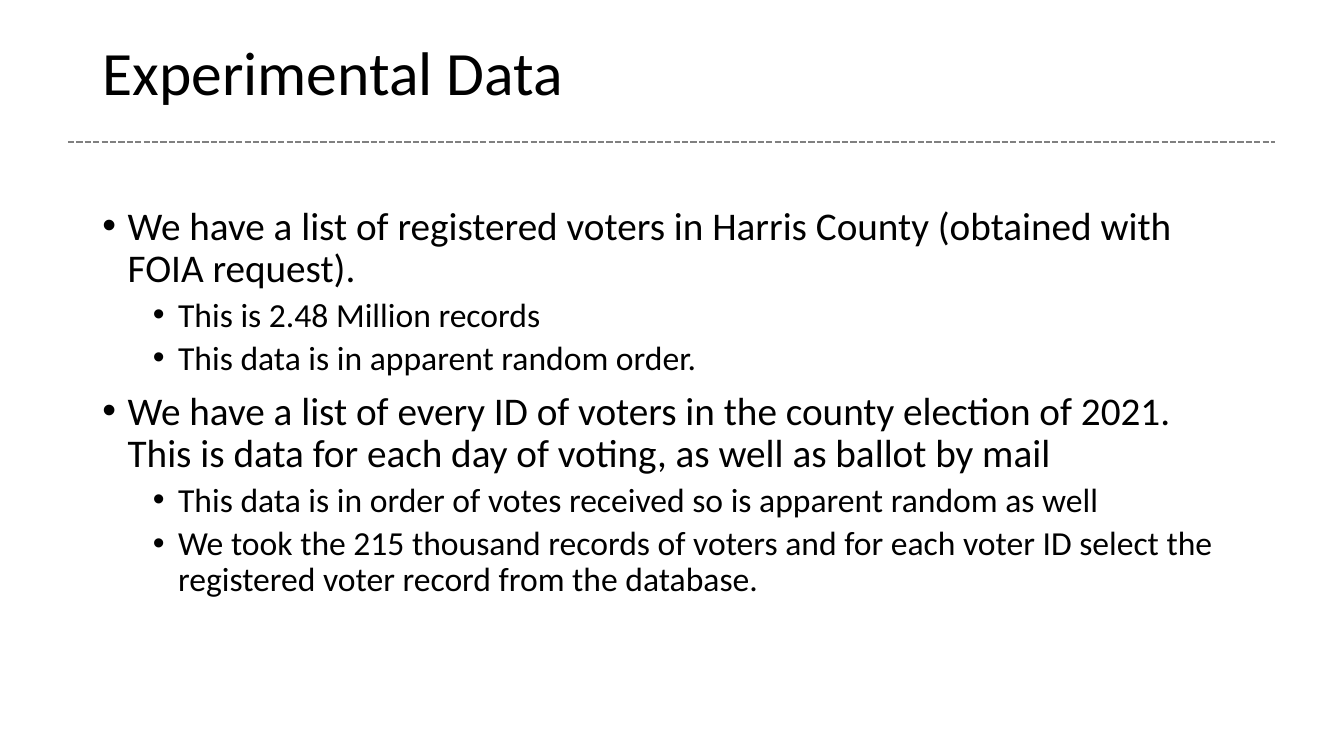
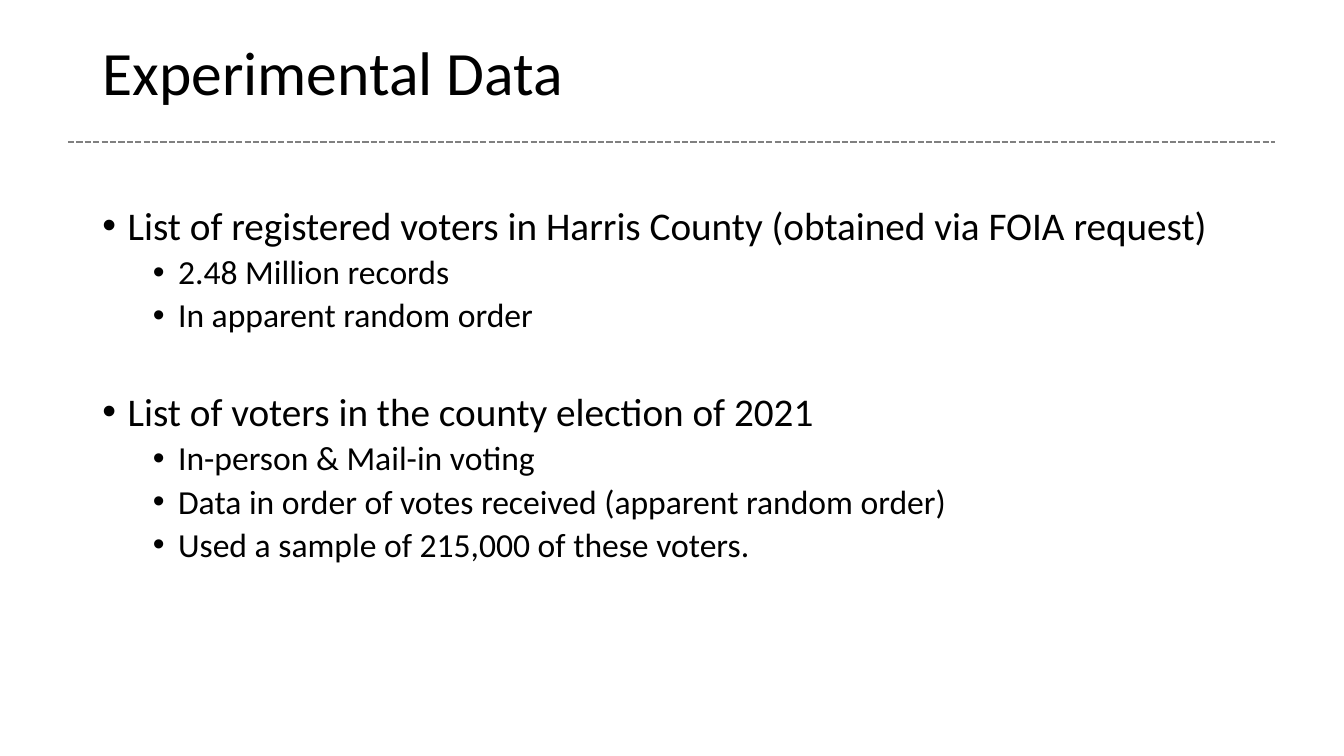
Before and after one commit to glenntu15/BuildVoterDatabase, a slide deck: slide 4 of Proj_presentation.pptx. Drawn at 1344x756 pixels with LibreOffice and Linux fonts; fonts in the diff are those of the drawing. Boxes give left, top, right and bottom in pixels: in the first picture for what was removed or moved away, otherwise in the second. Text is boxed around its words. In the diff, an @@ line names an element or a change of style, - is before the commit and + after.

```diff
--- a/Proj_presentation.pptx
+++ b/Proj_presentation.pptx
@@ text at <box>128,211,1207,563</box>: text changed @@
-• We have a list of registered voters in Harris County (obtained with FOIA request).
-  • This is 2.48 Million records
-  • This data is in apparent random order.
-• We have a list of every ID of voters in the county election of 2021. This is data for each day of voting, as well as ballot by mail
-  • This data is in order of votes received so is apparent random as well
-  • We took the 215 thousand records of voters and for each voter ID select the registered voter record from the database.
+• List of registered voters in Harris County (obtained via FOIA request)
+  • 2.48 Million records
+  • In apparent random order
+• List of voters in the county election of 2021
+  • In-person & Mail-in voting
+  • Data in order of votes received (apparent random order)
+  • Used a sample of 215,000 of these voters.
```
Also in this commit, not shown: 6 other slides changed.
